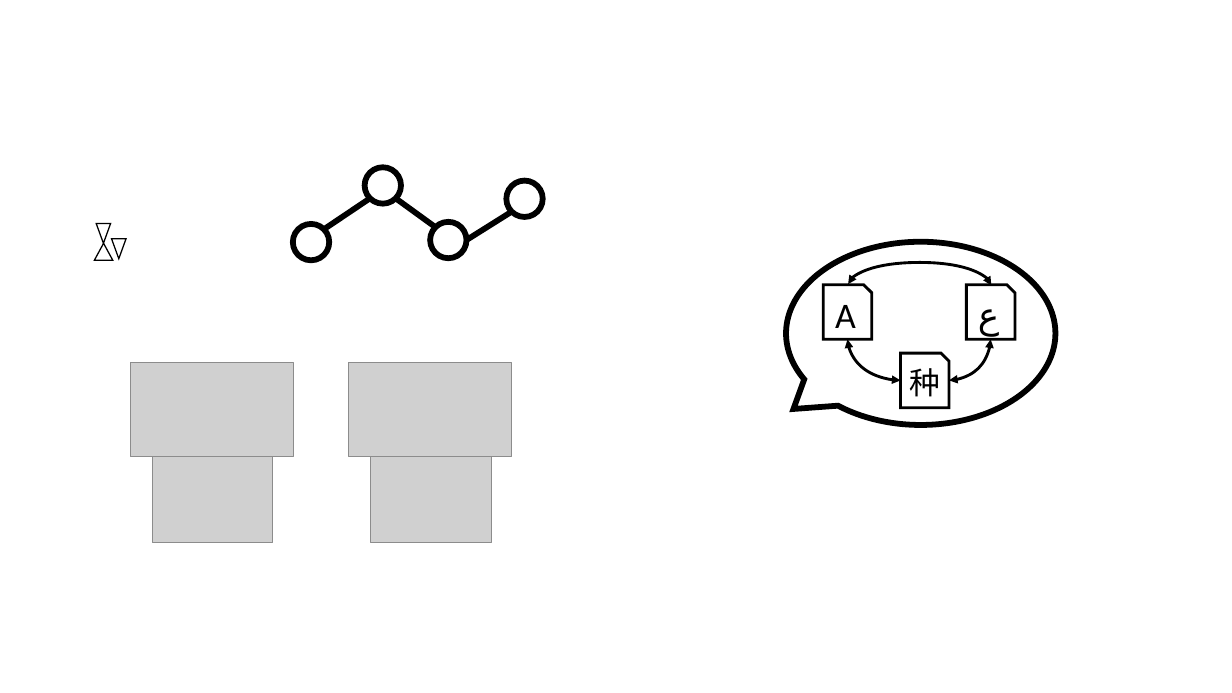
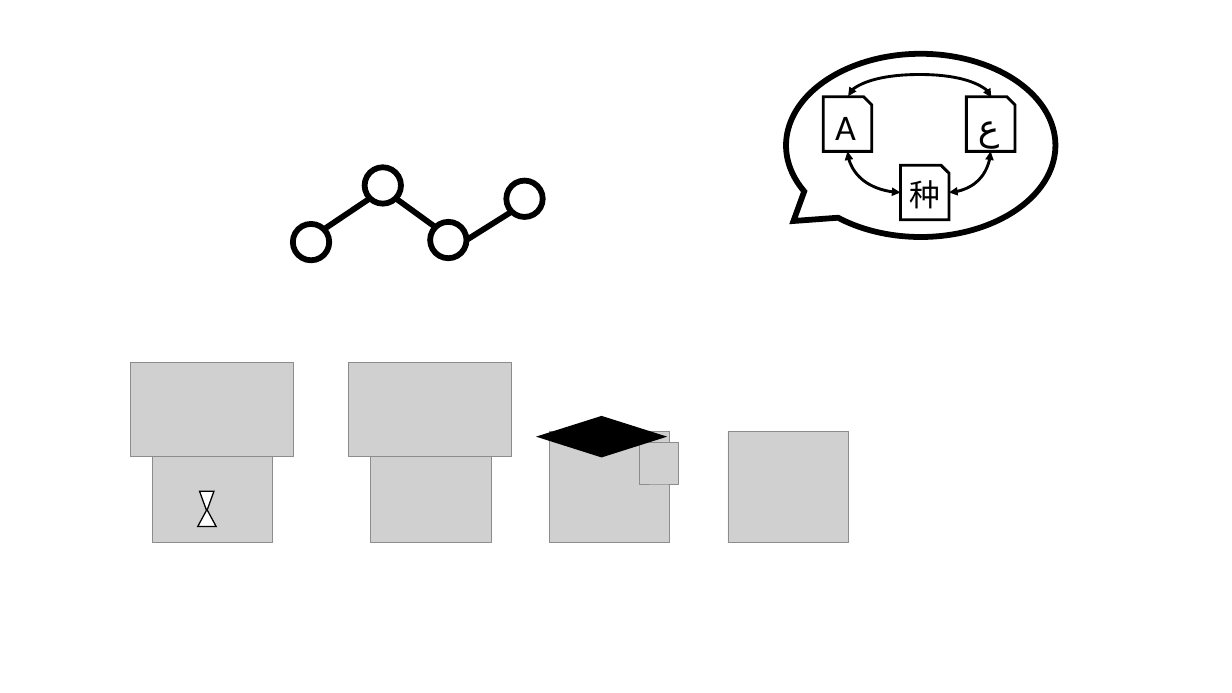
Before and after one commit to AbdelMahm/limiarf, a slide deck: slide 2 of icons.pptx. Drawn at 1232x693 pixels with LibreOffice and Linux fonts; fonts in the diff are those of the drawing; grey boxes stand for pictures. Boxes give left, top, right and bottom in pixels: in the first picture for what was removed or moved away, otherwise in the second. Text is boxed around its words. In the diff, an @@ line names an element or a change of style, - is before the commit and + after.

```diff
--- a/icons.pptx
+++ b/icons.pptx
@@ 3 snip rects, 1 speech bubble, 1 curved double arrow: place and size @@
-3 snip rects, 1 speech bubble, 1 curved double arrow at [787, 242, 1056, 425]
+3 snip rects, 1 speech bubble, 1 curved double arrow at [787, 54, 1056, 237]
@@ curved double arrow moved from (848, 339) - (901, 381) to (848, 152) - (901, 192) @@
@@ curved double arrow moved from (949, 381) - (991, 339) to (949, 192) - (991, 152) @@
@@ triangle removed at [112, 238, 127, 259] @@
@@ diamond added at [538, 417, 665, 457], fill #000000, outline #000000 1 pt @@
@@ picture added at [550, 431, 671, 543] @@
@@ picture added at [640, 443, 679, 484] @@
@@ picture added at [728, 431, 849, 543] @@
@@ triangle: place and size @@
-triangle at [94, 243, 113, 260]
+triangle at [198, 509, 216, 526]
@@ triangle: place and size @@
-triangle at [96, 224, 111, 244]
+triangle at [200, 492, 214, 512]
```
Also in this commit, not shown: 9 other files.
